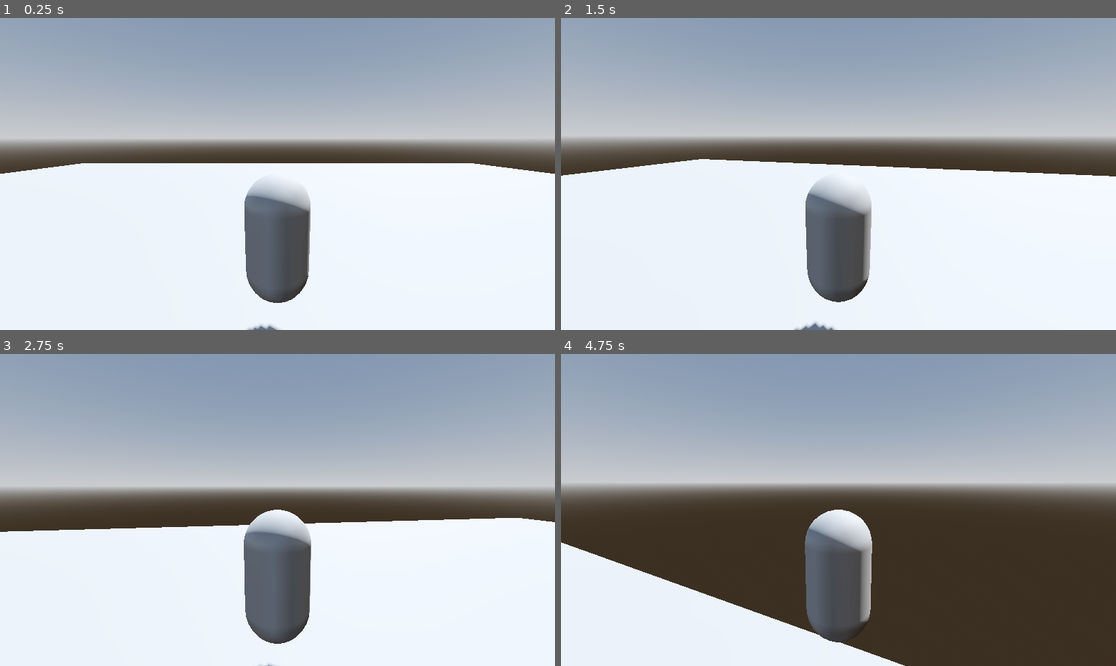
Above: before the commit, frames 1-4 (two rows, left to right).
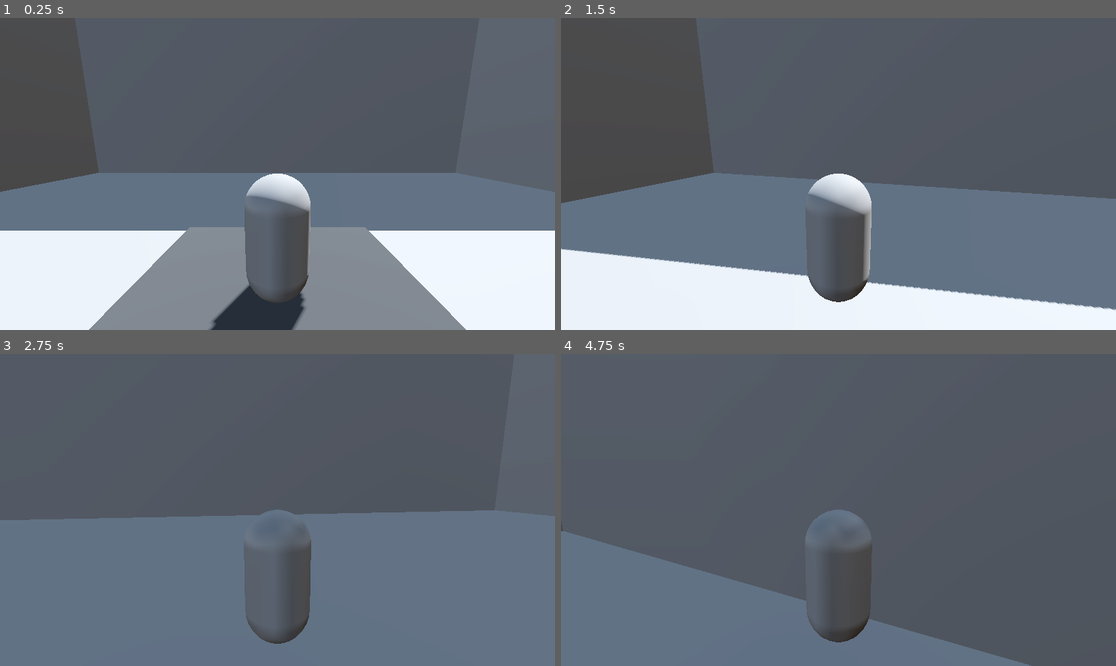
Above: after the commit, the same moments.

Repository: addyvmc20-ctrl/Addy-Mclean-Digitech
Game: Godot game, scene res://Scenes/Level.tscn
The game is run twice, just before and just after one commit, with the same random seed, the same clock (stepped at 60 frames per second) and the same inputs.
Inputs (mouse positions are in pixels of both pictures, inside the frame that each line leads up to):
- Up to frame 1 (0.25 s): no input
- Up to frame 2 (1.5 s): move the mouse to (866, 174) at 0.52 s; hold W (move_forward) from 0.53 s (still down); tap Space (jump) at 0.6, 0.77, 1.07, 1.35 s; move the mouse to (810, 174) at 1.27 s
- Up to frame 3 (2.75 s): keep holding W (move_forward); tap Space (jump) at 1.52, 1.82, 2.1 s; move the mouse to (288, 503) at 2.02 s
- Up to frame 4 (4.75 s): keep holding W (move_forward); move the mouse to (832, 516) at 2.77 s; tap Space (jump) at 2.85, 3.02, 3.32, 3.6, 3.77, 4.07, 4.35, 4.52 s; move the mouse to (877, 513) at 3.52 s; move the mouse to (794, 506) at 4.27 s

The runs differ from the first frame. In frame 1, 79% of the frame differs, in the area x 0-100%, y 0-100%; in frame 2, 79%; in frame 3, 95%; in frame 4, 96%.

Commit message:
Built first level box and added moving platforms

Diff:
--- a/Scenes/Level.tscn
+++ b/Scenes/Level.tscn
@@ -1,6 +1,10 @@
 [gd_scene format=3 uid="uid://dxxs5m3sqdbdb"]
 
 [ext_resource type="PackedScene" uid="uid://bms6hfw7gbgd3" path="res://player.tscn" id="1_0ba56"]
+[ext_resource type="Material" uid="uid://dcv28ccxcrx3v" path="res://Scenes/stationary_platform.tres" id="2_fuudy"]
+[ext_resource type="Script" uid="uid://cc7cyghxrbnv8" path="res://Scenes/moving_platform.gd" id="2_vsvp5"]
+[ext_resource type="Material" uid="uid://cxvf4wj4uqa7y" path="res://Scenes/start_platform.tres" id="2_xylue"]
+[ext_resource type="Material" uid="uid://5fkbsb00hwn8" path="res://Scenes/moving_platform.tres" id="4_xylue"]
 
 [sub_resource type="ProceduralSkyMaterial" id="ProceduralSkyMaterial_2poj3"]
 sky_horizon_color = Color(0.66224277, 0.6717428, 0.6867428, 1)
@@ -21,12 +25,45 @@
 [sub_resource type="ConcavePolygonShape3D" id="ConcavePolygonShape3D_0ba56"]
 data = PackedVector3Array(5, 0, 5, -5, 0, 5, 5, 0, -5, -5, 0, 5, -5, 0, -5, 5, 0, -5)
 
+[sub_resource type="BoxMesh" id="BoxMesh_5rrr5"]
+size = Vector3(1, 2, 1)
+
+[sub_resource type="BoxShape3D" id="BoxShape3D_or7tv"]
+size = Vector3(1, 2, 1)
+
+[sub_resource type="BoxMesh" id="BoxMesh_tj5wv"]
+size = Vector3(1, 1, 3)
+
+[sub_resource type="BoxShape3D" id="BoxShape3D_ienac"]
+size = Vector3(1, 1, 3)
+
 [sub_resource type="BoxMesh" id="BoxMesh_0ba56"]
 
-[sub_resource type="StandardMaterial3D" id="StandardMaterial3D_0ba56"]
-albedo_color = Color(7.70092e-07, 0.41392627, 0.5334175, 1)
-
 [sub_resource type="BoxShape3D" id="BoxShape3D_vsvp5"]
+
+[sub_resource type="BoxMesh" id="BoxMesh_xylue"]
+size = Vector3(50, 50, 1)
+
+[sub_resource type="BoxShape3D" id="BoxShape3D_tj5wv"]
+size = Vector3(50, 50, 1)
+
+[sub_resource type="BoxMesh" id="BoxMesh_ienac"]
+size = Vector3(50, 50, 1)
+
+[sub_resource type="BoxShape3D" id="BoxShape3D_5rrr5"]
+size = Vector3(50, 50, 1)
+
+[sub_resource type="BoxMesh" id="BoxMesh_or7tv"]
+size = Vector3(1, 50, 50)
+
+[sub_resource type="BoxShape3D" id="BoxShape3D_133si"]
+size = Vector3(1, 50, 50)
+
+[sub_resource type="BoxMesh" id="BoxMesh_esopp"]
+size = Vector3(1, 50, 50)
+
+[sub_resource type="BoxShape3D" id="BoxShape3D_b10nm"]
+size = Vector3(1, 50, 50)
 
 [node name="Node3D" type="Node3D" unique_id=1603397852]
 
@@ -34,7 +71,7 @@
 environment = SubResource("Environment_qxrlw")
 
 [node name="DirectionalLight3D" type="DirectionalLight3D" parent="." unique_id=625942990]
-transform = Transform3D(-0.8660254, -0.43301278, 0.25, 0, 0.49999997, 0.86602545, -0.50000006, 0.75, -0.43301266, -0.65913117, 1.9679824, -0.8650007)
+transform = Transform3D(-0.8660254, -0.43301278, 0.25, 0, 0.49999997, 0.86602545, -0.50000006, 0.75, -0.43301266, 0, 11.502887, 0)
 shadow_enabled = true
 
 [node name="MeshInstance3D" type="MeshInstance3D" parent="." unique_id=322567446]
@@ -47,42 +84,132 @@
 shape = SubResource("ConcavePolygonShape3D_0ba56")
 
 [node name="Player" parent="." unique_id=1333031934 instance=ExtResource("1_0ba56")]
-transform = Transform3D(1, 0, 0, 0, 1, 0, 0, 0, 1, 0, 2, -2)
+transform = Transform3D(1, 0, 0, 0, 1, 0, 0, 0, 1, 0, 3, 0)
 lock_rotation = true
 linear_damp = 3.0
 
-[node name="Platform 1" type="StaticBody3D" parent="." unique_id=1203852494]
-transform = Transform3D(1, 0, 0, 0, 1, 0, 0, 0, 1, 0, 1, 5)
-
-[node name="MeshInstance3D" type="MeshInstance3D" parent="Platform 1" unique_id=793069981]
-transform = Transform3D(5, 0, 0, 0, 1, 0, 0, 0, 5, 0, 0, 0)
-mesh = SubResource("BoxMesh_0ba56")
-surface_material_override/0 = SubResource("StandardMaterial3D_0ba56")
-
-[node name="CollisionShape3D" type="CollisionShape3D" parent="Platform 1" unique_id=1634042796]
-transform = Transform3D(5, 0, 0, 0, 1, 0, 0, 0, 5, 0, 0, 0)
-shape = SubResource("BoxShape3D_vsvp5")
-
-[node name="Platform 1" type="StaticBody3D" parent="Platform 1" unique_id=595922348]
-transform = Transform3D(1, 0, 0, 0, 1, 0, 0, 0, 1, 0, 1, 5)
-
-[node name="MeshInstance3D" type="MeshInstance3D" parent="Platform 1/Platform 1" unique_id=1136643951]
-transform = Transform3D(5, 0, 0, 0, 1, 0, 0, 0, 5, 0, 0, 0)
-mesh = SubResource("BoxMesh_0ba56")
-surface_material_override/0 = SubResource("StandardMaterial3D_0ba56")
-
-[node name="CollisionShape3D" type="CollisionShape3D" parent="Platform 1/Platform 1" unique_id=410203954]
-transform = Transform3D(5, 0, 0, 0, 1, 0, 0, 0, 5, 0, 0, 0)
-shape = SubResource("BoxShape3D_vsvp5")
-
-[node name="Platform 1" type="StaticBody3D" parent="Platform 1/Platform 1" unique_id=453392878]
-transform = Transform3D(1, 0, 0, 0, 1, 0, 0, 0, 1, 0, 1, 5)
-
-[node name="MeshInstance3D" type="MeshInstance3D" parent="Platform 1/Platform 1/Platform 1" unique_id=125334914]
-transform = Transform3D(5, 0, 0, 0, 1, 0, 0, 0, 5, 0, 0, 0)
-mesh = SubResource("BoxMesh_0ba56")
-surface_material_override/0 = SubResource("StandardMaterial3D_0ba56")
-
-[node name="CollisionShape3D" type="CollisionShape3D" parent="Platform 1/Platform 1/Platform 1" unique_id=407652869]
-transform = Transform3D(5, 0, 0, 0, 1, 0, 0, 0, 5, 0, 0, 0)
-shape = SubResource("BoxShape3D_vsvp5")
+[node name="Start" type="StaticBody3D" parent="." unique_id=1203852494]
+transform = Transform3D(1, 0, 0, 0, 1, 0, 0, 0, 1, 0, 1, 0)
+
+[node name="MeshInstance3D" type="MeshInstance3D" parent="Start" unique_id=793069981]
+transform = Transform3D(5, 0, 0, 0, 1, 0, 0, 0, 5, 0, 0, 0)
+mesh = SubResource("BoxMesh_5rrr5")
+surface_material_override/0 = ExtResource("2_xylue")
+
+[node name="CollisionShape3D" type="CollisionShape3D" parent="Start" unique_id=1634042796]
+transform = Transform3D(5, 0, 0, 0, 1, 0, 0, 0, 5, 0, 0, 0)
+shape = SubResource("BoxShape3D_or7tv")
+
+[node name="Platform 3" type="StaticBody3D" parent="." unique_id=595922348]
+transform = Transform3D(0.5, 0, 0, 0, 1, 0, 0, 0, 0.5, -6.425759, 2, 10)
+
+[node name="MeshInstance3D" type="MeshInstance3D" parent="Platform 3" unique_id=1136643951]
+transform = Transform3D(5, 0, 0, 0, 1, 0, 0, 0, 5, 0, 0, -5)
+mesh = SubResource("BoxMesh_tj5wv")
+surface_material_override/0 = ExtResource("2_fuudy")
+
+[node name="CollisionShape3D" type="CollisionShape3D" parent="Platform 3" unique_id=410203954]
+transform = Transform3D(5, 0, 0, 0, 1, 0, 0, 0, 5, 0, 0, -5)
+shape = SubResource("BoxShape3D_ienac")
+
+[node name="Platform 2" type="StaticBody3D" parent="." unique_id=453392878]
+transform = Transform3D(0.5, 0, 0, 0, 1, 0, 0, 0, 0.5, -0.6230726, 3, 14.248783)
+
+[node name="MeshInstance3D" type="MeshInstance3D" parent="Platform 2" unique_id=125334914]
+transform = Transform3D(5, 0, 0, 0, 1, 0, 0, 0, 5, 0, 0, 0)
+mesh = SubResource("BoxMesh_0ba56")
+surface_material_override/0 = ExtResource("2_fuudy")
+
+[node name="CollisionShape3D" type="CollisionShape3D" parent="Platform 2" unique_id=407652869]
+transform = Transform3D(5, 0, 0, 0, 1, 0, 0, 0, 5, 0, 0, 0)
+shape = SubResource("BoxShape3D_vsvp5")
+
+[node name="Platform 4" type="StaticBody3D" parent="." unique_id=109525333]
+transform = Transform3D(0.5, 0, 0, 0, 1, 0, 0, 0, 0.5, 7.126313, 3, 17.956697)
+
+[node name="MeshInstance3D" type="MeshInstance3D" parent="Platform 4" unique_id=1943238979]
+transform = Transform3D(5, 0, 0, 0, 1, 0, 0, 0, 5, 0, 0, 0)
+mesh = SubResource("BoxMesh_0ba56")
+surface_material_override/0 = ExtResource("2_fuudy")
+
+[node name="CollisionShape3D" type="CollisionShape3D" parent="Platform 4" unique_id=1669404586]
+transform = Transform3D(5, 0, 0, 0, 1, 0, 0, 0, 5, 0, 0, 0)
+shape = SubResource("BoxShape3D_vsvp5")
+
+[node name="Platform mv_left_right" type="AnimatableBody3D" parent="." unique_id=668248187]
+transform = Transform3D(0.5, 0, 0, 0, 1, 0, 0, 0, 0.5, 14.309467, 3, 18.18565)
+script = ExtResource("2_vsvp5")
+move_speed = 3.0
+move_axis = Vector3(0, 0, 1)
+
+[node name="MeshInstance3D" type="MeshInstance3D" parent="Platform mv_left_right" unique_id=667577430]
+transform = Transform3D(5, 0, 0, 0, 1, 0, 0, 0, 5, 0, 0, 0)
+mesh = SubResource("BoxMesh_0ba56")
+surface_material_override/0 = ExtResource("4_xylue")
+
+[node name="CollisionShape3D" type="CollisionShape3D" parent="Platform mv_left_right" unique_id=284932518]
+transform = Transform3D(5, 0, 0, 0, 1, 0, 0, 0, 5, 0, 0, 0)
+shape = SubResource("BoxShape3D_vsvp5")
+
+[node name="Platform mv_up_down" type="AnimatableBody3D" parent="." unique_id=527440395]
+transform = Transform3D(0.5, 0, 0, 0, 1, 0, 0, 0, 0.5, 20, 4, 2)
+script = ExtResource("2_vsvp5")
+move_distance = 5.0
+move_axis = Vector3(0, -1, 0)
+
+[node name="MeshInstance3D" type="MeshInstance3D" parent="Platform mv_up_down" unique_id=314496654]
+transform = Transform3D(5, 0, 0, 0, 1, 0, 0, 0, 5, 0, 0, 0)
+mesh = SubResource("BoxMesh_0ba56")
+surface_material_override/0 = ExtResource("4_xylue")
+
+[node name="CollisionShape3D" type="CollisionShape3D" parent="Platform mv_up_down" unique_id=1652351700]
+transform = Transform3D(5, 0, 0, 0, 1, 0, 0, 0, 5, 0, 0, 0)
+shape = SubResource("BoxShape3D_vsvp5")
+
+[node name="Platform 6" type="StaticBody3D" parent="." unique_id=1870851084]
+transform = Transform3D(0.5, 0, 0, 0, 1, 0, 0, 0, 0.5, 20, 4, 6)
+
+[node name="MeshInstance3D" type="MeshInstance3D" parent="Platform 6" unique_id=2060117682]
+transform = Transform3D(5, 0, 0, 0, 1, 0, 0, 0, 5, 0, 0, 0)
+mesh = SubResource("BoxMesh_0ba56")
+surface_material_override/0 = ExtResource("2_fuudy")
+
+[node name="CollisionShape3D" type="CollisionShape3D" parent="Platform 6" unique_id=1620839363]
+transform = Transform3D(5, 0, 0, 0, 1, 0, 0, 0, 5, 0, 0, 0)
+shape = SubResource("BoxShape3D_vsvp5")
+
+[node name="Wall_Front" type="StaticBody3D" parent="." unique_id=1664861459]
+transform = Transform3D(1, 0, 0, 0, 1, 0, 0, 0, 1, 0, 24, 24)
+
+[node name="MeshInstance3D" type="MeshInstance3D" parent="Wall_Front" unique_id=1518740365]
+mesh = SubResource("BoxMesh_xylue")
+
+[node name="CollisionShape3D" type="CollisionShape3D" parent="Wall_Front" unique_id=23197196]
+shape = SubResource("BoxShape3D_tj5wv")
+
+[node name="Wall_Back" type="StaticBody3D" parent="." unique_id=2055260077]
+transform = Transform3D(1, 0, 0, 0, 1, 0, 0, 0, 1, 0, 24, -24)
+
+[node name="MeshInstance3D" type="MeshInstance3D" parent="Wall_Back" unique_id=649781847]
+mesh = SubResource("BoxMesh_ienac")
+
+[node name="CollisionShape3D" type="CollisionShape3D" parent="Wall_Back" unique_id=1488911821]
+shape = SubResource("BoxShape3D_5rrr5")
+
+[node name="Wall_Left" type="StaticBody3D" parent="." unique_id=1172391990]
+transform = Transform3D(1, 0, 0, 0, 1, 0, 0, 0, 1, 24, 24, 0)
+
+[node name="MeshInstance3D" type="MeshInstance3D" parent="Wall_Left" unique_id=1374013374]
+mesh = SubResource("BoxMesh_or7tv")
+
+[node name="CollisionShape3D" type="CollisionShape3D" parent="Wall_Left" unique_id=1545580100]
+shape = SubResource("BoxShape3D_133si")
+
+[node name="Wall_Right" type="StaticBody3D" parent="." unique_id=1754186948]
+transform = Transform3D(1, 0, 0, 0, 1, 0, 0, 0, 1, -24.087566, 24, 0)
+
+[node name="MeshInstance3D" type="MeshInstance3D" parent="Wall_Right" unique_id=1165263743]
+mesh = SubResource("BoxMesh_esopp")
+
+[node name="CollisionShape3D" type="CollisionShape3D" parent="Wall_Right" unique_id=1744593839]
+shape = SubResource("BoxShape3D_b10nm")
--- /dev/null
+++ b/Scenes/moving_platform.gd
@@ -0,0 +1,21 @@
+extends AnimatableBody3D
+
+@export var move_distance := 10.0
+@export var move_speed := 2.0
+@export var move_axis := Vector3.LEFT
+
+var start_position: Vector3
+var direction := -1
+
+func _ready():
+	start_position = global_position
+
+func _physics_process(delta):
+	global_position += move_axis * move_speed * direction * delta
+
+	var moved_distance = (global_position - start_position).dot(move_axis)
+
+	if moved_distance < -move_distance:
+		direction = 1
+	elif moved_distance > 0:
+		direction = -1
--- /dev/null
+++ b/Scenes/moving_platform.tres
@@ -0,0 +1,4 @@
+[gd_resource type="StandardMaterial3D" format=3 uid="uid://5fkbsb00hwn8"]
+
+[resource]
+albedo_color = Color(0, 0.55278236, 0.6196232, 1)
--- /dev/null
+++ b/Scenes/start_platform.tres
@@ -0,0 +1,4 @@
+[gd_resource type="StandardMaterial3D" format=3 uid="uid://cxvf4wj4uqa7y"]
+
+[resource]
+albedo_color = Color(0.2520276, 0.25202766, 0.25202763, 1)
--- /dev/null
+++ b/Scenes/stationary_platform.tres
@@ -0,0 +1,4 @@
+[gd_resource type="StandardMaterial3D" format=3 uid="uid://dcv28ccxcrx3v"]
+
+[resource]
+albedo_color = Color(0.12269003, 0.45336682, 0, 1)
--- a/player.gd
+++ b/player.gd
@@ -41,5 +41,12 @@
 			twist_input = -event.relative.x * mouse_senstivity
 			pitch_input = -event.relative.y * mouse_senstivity
 
-func _on_body_entered(body):
-	can_jump = true
+func _integrate_forces(state):
+	can_jump = false
+
+	for i in range(state.get_contact_count()):
+		var normal = state.get_contact_local_normal(i)
+
+		if normal.dot(Vector3.UP) > 0.7:
+			can_jump = true
+			break
Not shown, added: Scenes/moving_platform.gd.uid
